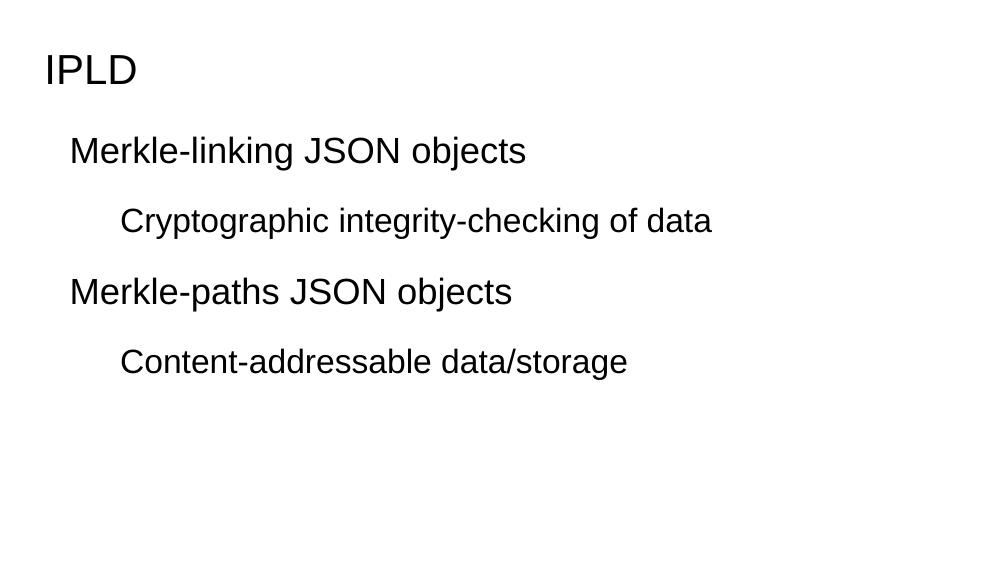
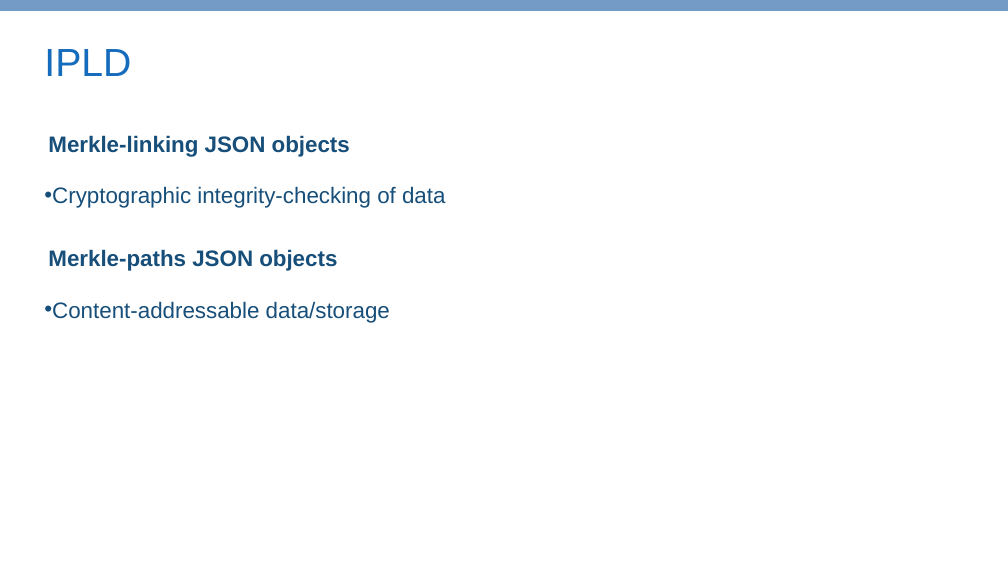
Before and after one commit to COALAIP/specs, a slide deck: slide 7 of presentations/COALA IP - short.pptx. Drawn at 1008x567 pixels with LibreOffice and Linux fonts; fonts in the diff are those of the drawing. Boxes give left, top, right and bottom in pixels: in the first picture for what was removed or moved away, otherwise in the second. Text is boxed around its words. In the diff, an @@ line names an element or a change of style, - is before the commit and + after.

```diff
--- a/presentations/COALA IP - short.pptx
+++ b/presentations/COALA IP - short.pptx
@@ rectangle added at box(0, 0, 1008, 11), fill #749BC6 @@
@@ title "IPLD" at box(44, 49, 131, 76): size 30 to 28 pt, text colour #000000 to #166CBC @@
@@ text "Merkle-linking JSON objects" at box(44, 135, 445, 323): size 26 to 16 pt, bold on in "Merkle-linking JSON objects", "Merkle-paths JSON objects"; text colour #000000 to #174F7A; size 24 to 16 pt in "Cryptographic integrity-checking of data", "Content-addressable data/storage"; indent changed; line spacing 1.15 to 1.5; bullet none to •; list level 2 to 1 in "Cryptographic integrity-checking of data"; list level 1 to 3 in "Merkle-paths JSON objects"; list level 2 to 1 in "Content-addressable data/storage" @@
```
Also in this commit, not shown: 21 other slides changed, 1 other file.
